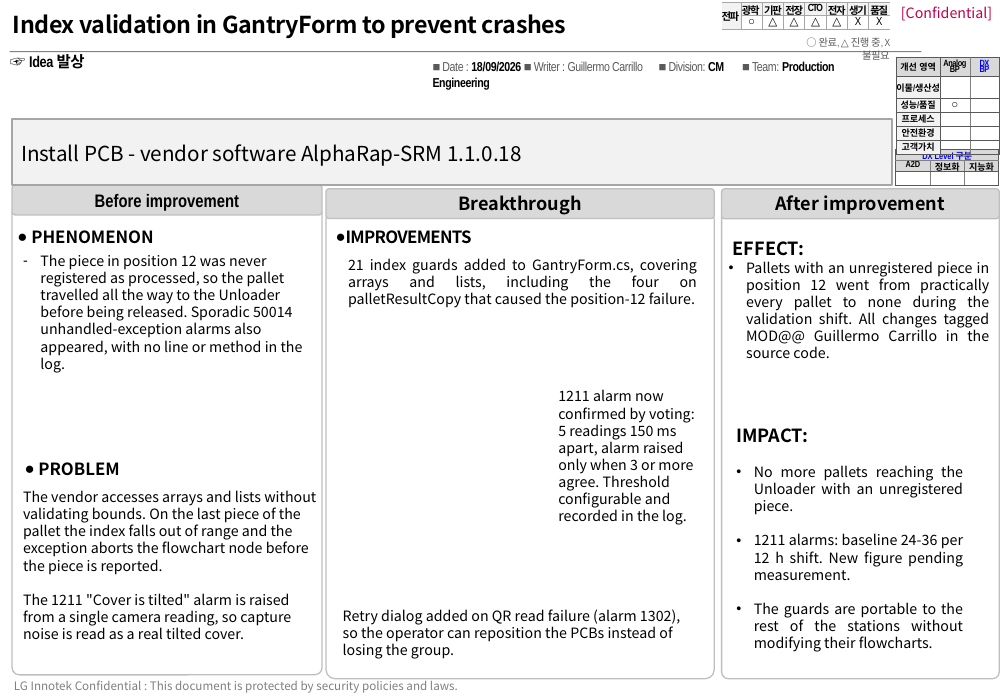
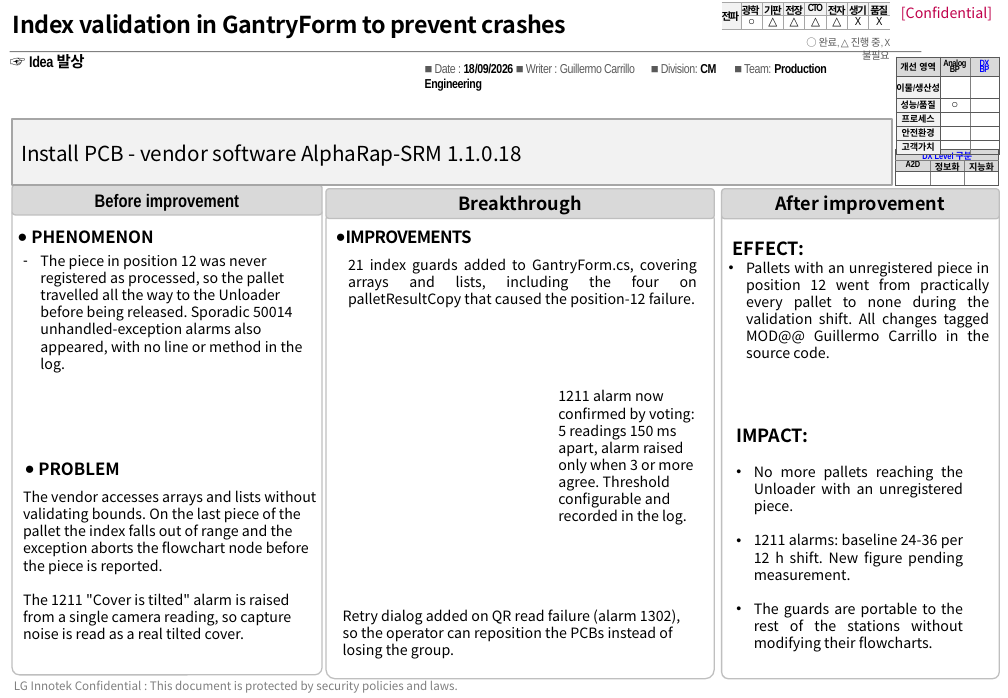
Before and after one commit to memo-power-95/Rebirth, a slide deck: slide 1 of TPM_2_Validaciones.pptx. Drawn at 1008x698 pixels with LibreOffice and Linux fonts; fonts in the diff are those of the drawing; background and template pictures are left out. Boxes give left, top, right and bottom in pixels: in the first picture for what was removed or moved away, otherwise in the second. Text is boxed around its words. In the diff, an @@ line names an element or a change of style, - is before the commit and + after.

```diff
--- a/TPM_2_Validaciones.pptx
+++ b/TPM_2_Validaciones.pptx
@@ text "■ Date : 18/09/2026 ■ ...": place and size @@
-text "■ Date : 18/09/2026 ■ ..." at [442, 61, 834, 71]
+text "■ Date : 18/09/2026 ■ ..." at [435, 63, 826, 73]
```
Also in this commit, not shown: 2 other files.
